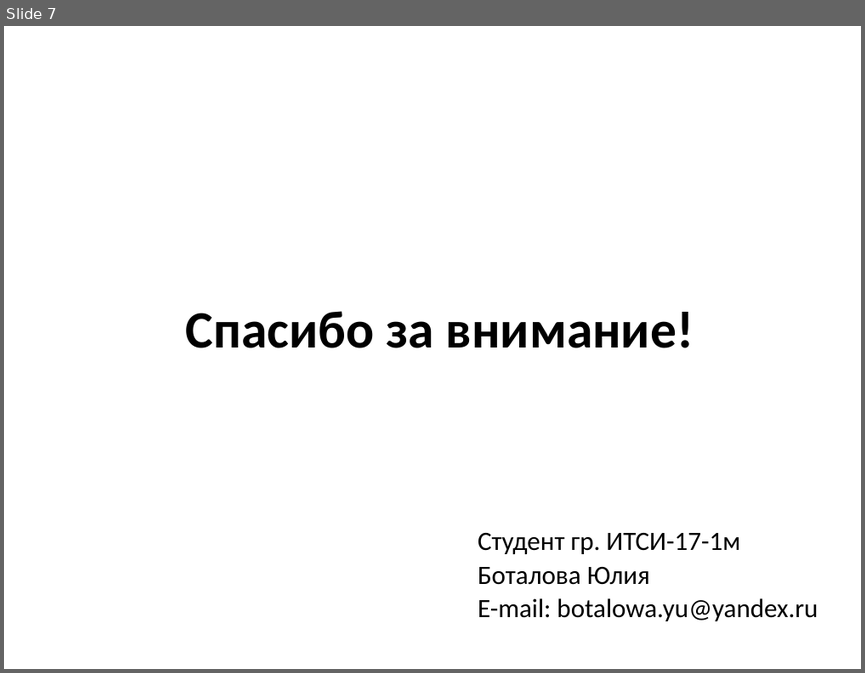
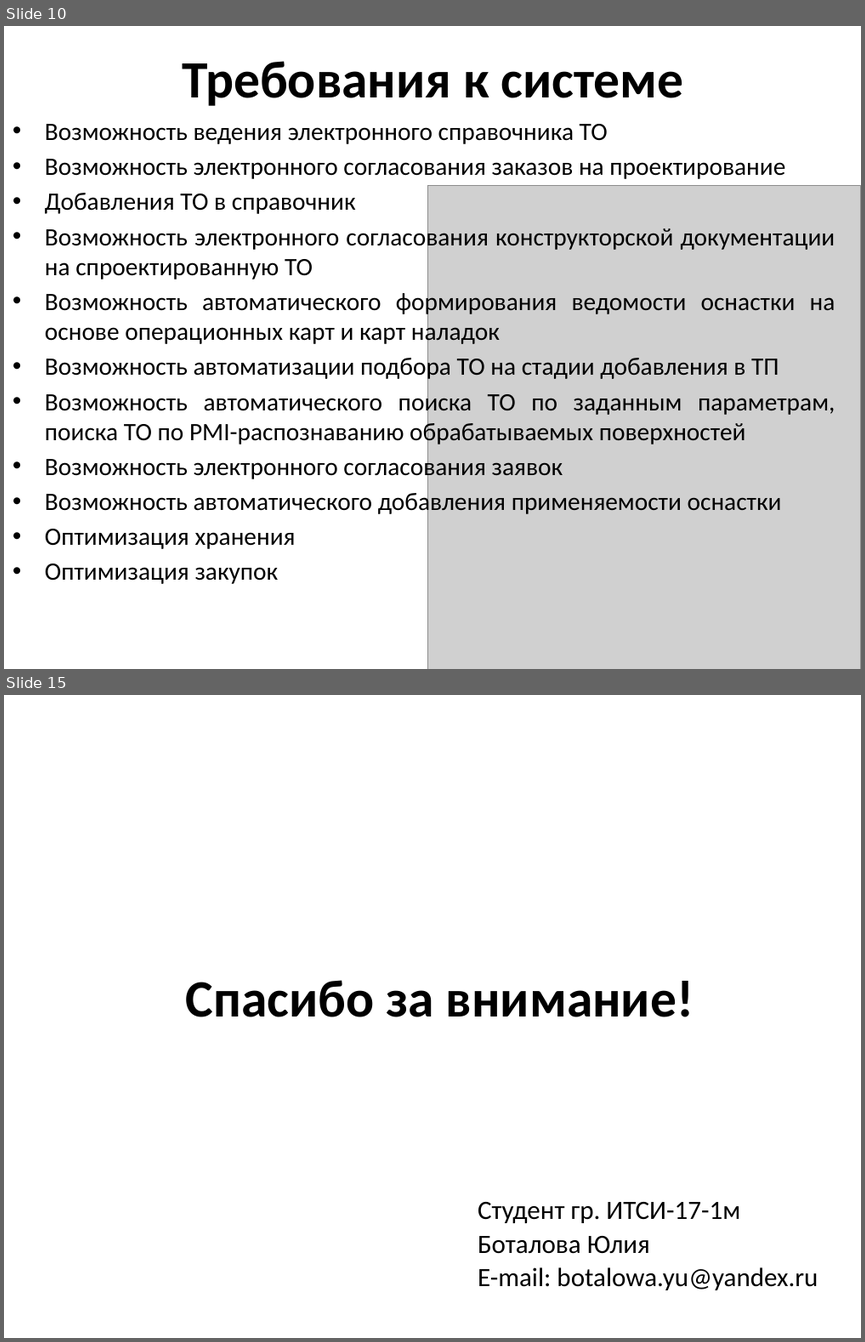
Before and after one commit to JulkaBotalova/NIR, a slide deck: НИР/Выступление 14.05.pptx. Shown one above the other, each under a label of ours: slide 7 before the commit, slides 10 and 15 after it; the slides between them are not shown. The pictures are 865x673 and 865x1342 pixels, drawn with LibreOffice and Linux fonts; fonts in the diff are those of the drawing; grey boxes stand for pictures. Boxes give left, top, right and bottom in pixels: in the first picture for what was removed or moved away, otherwise in the second. Text is boxed around its words. In the diff, an @@ line names an element or a change of style, - is before the commit and + after.

```diff
--- a/НИР/Выступление 14.05.pptx
+++ b/НИР/Выступление 14.05.pptx
@@ slide 10 added at (4,26,861,669), background #FFFFFF @@
@@ title added at (182,61,684,106), 44 pt, text #000000, bold @@
+Требования к системе
@@ text added at (45,124,835,584), 21 pt, text #000000 @@
+• Возможность ведения электронного справочника ТО
+• Возможность электронного согласования заказов на проектирование
+• Добавления ТО в справочник
+• Возможность электронного согласования конструкторской документации на спроектированную ТО
+• Возможность автоматического формирования ведомости оснастки на основе операционных карт и карт наладок
+• Возможность автоматизации подбора ТО на стадии добавления в ТП
+• Возможность автоматического поиска ТО по заданным параметрам, поиска ТО по PMI-распознаванию обрабатываемых поверхностей
+• Возможность электронного согласования заявок
+• Возможность автоматического добавления применяемости оснастки
+• Оптимизация хранения
+• Оптимизация закупок
@@ picture added at (427,185,860,669) @@
@@ what was slide 7 is now slide 15 @@
```
Also in this commit, not shown: 4 slides changed, 9 other slides added, 2 slides removed, 7 other files.
